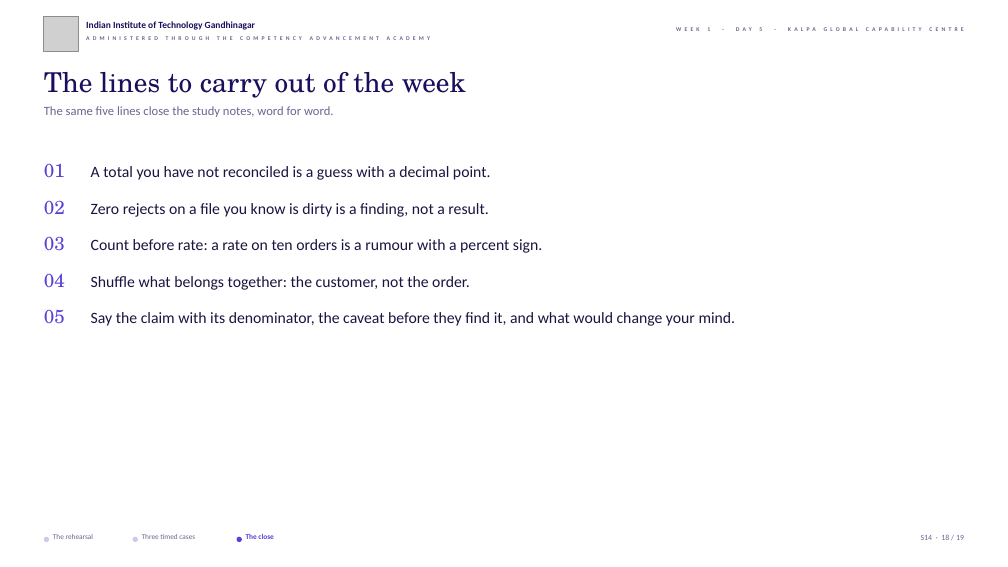
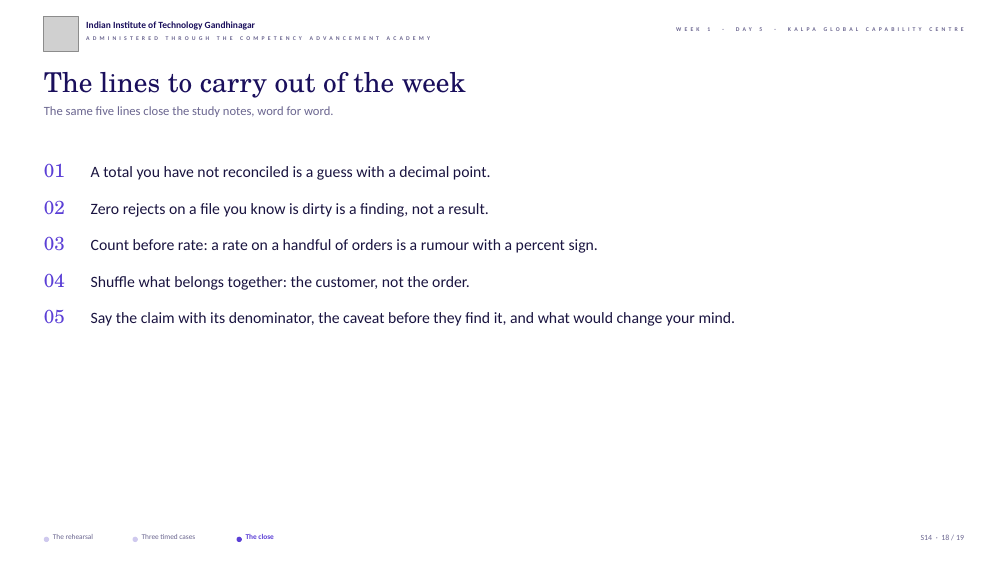
Before and after one commit to fde-academy-lab/c2-content-factory, a slide deck: slide 18 of content/W01/D5/slides/C2_W01_D05_rehearsal_STUDENT.pptx. Drawn at 1008x567 pixels with LibreOffice and Linux fonts; fonts in the diff are those of the drawing; grey boxes stand for pictures; background and template pictures are left out. Boxes give left, top, right and bottom in pixels: in the first picture for what was removed or moved away, otherwise in the second. Text is boxed around its words. In the diff, an @@ line names an element or a change of style, - is before the commit and + after.

```diff
--- a/content/W01/D5/slides/C2_W01_D05_rehearsal_STUDENT.pptx
+++ b/content/W01/D5/slides/C2_W01_D05_rehearsal_STUDENT.pptx
@@ text at (91, 239, 598, 253): text changed @@
-Count before rate: a rate on ten orders is a rumour with a percent sign.
+Count before rate: a rate on a handful of orders is a rumour with a percent sign.
```
Also in this commit, not shown: 2 other slides changed, 7 other files.
